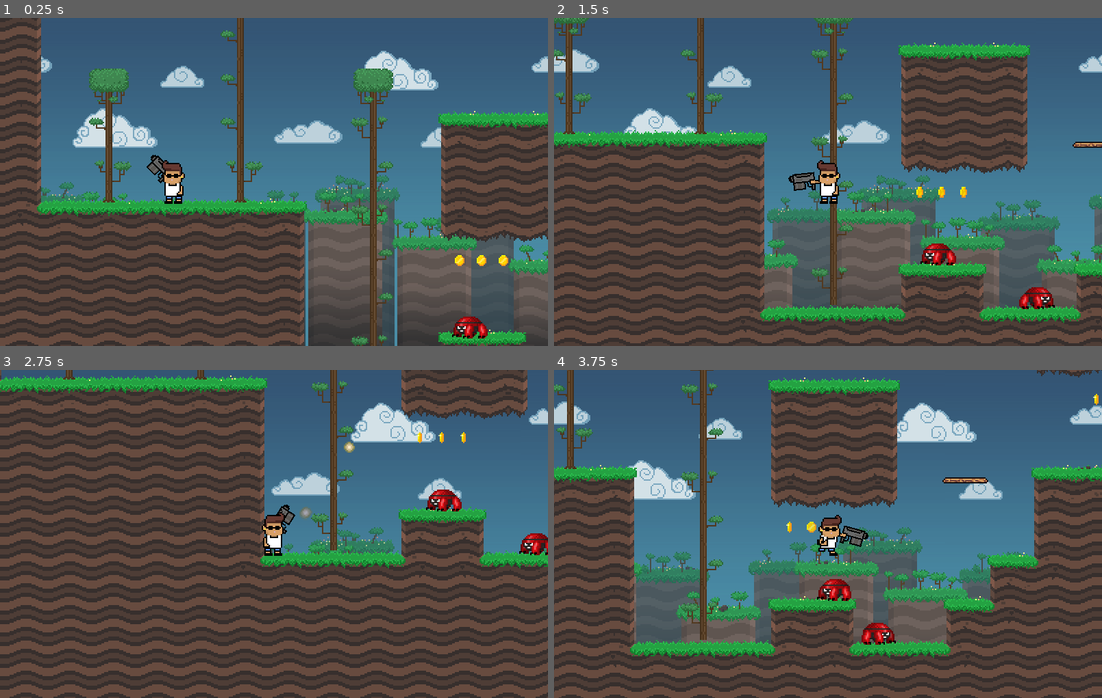
Above: before the commit, frames 1-4 (two rows, left to right).
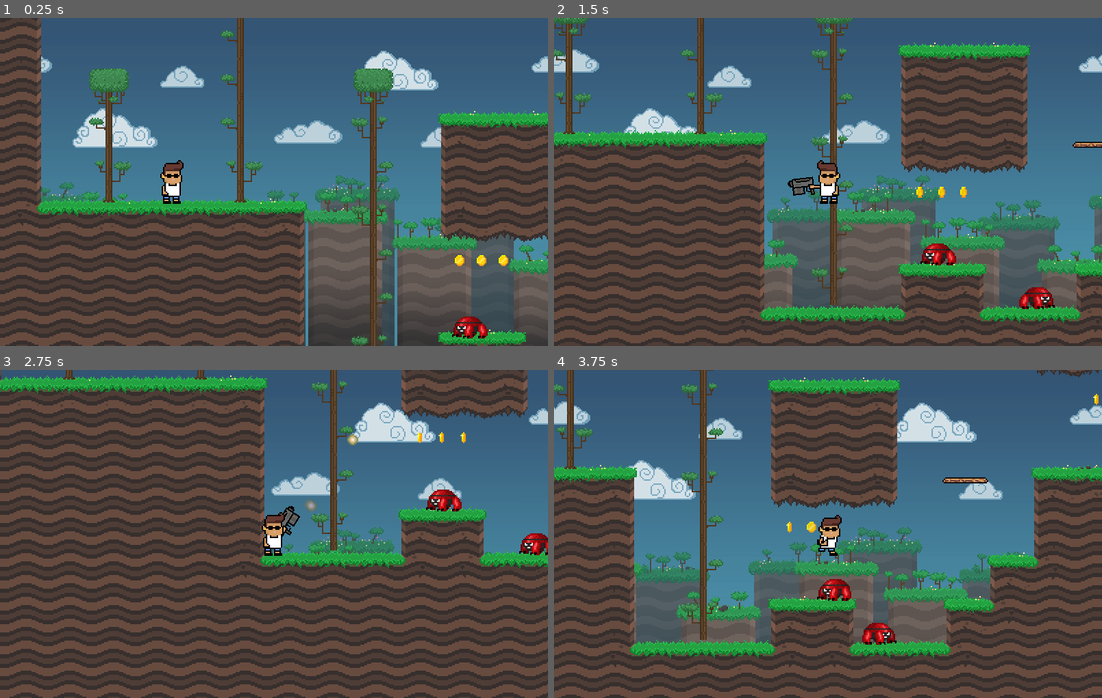
Above: after the commit, the same moments.

Repository: J24556/Red-Rise
Game: Godot game, scene res://Stage.tscn
Same seed, same stepped clock (60 frames per second), same inputs: the game is played once before the commit and once after it.
Inputs (mouse positions are in pixels of both pictures, inside the frame that each line leads up to):
- Up to frame 1 (0.25 s): no input
- Up to frame 2 (1.5 s): move the mouse to (948, 165) at 0.52 s; press the mouse at (948, 165) at 0.53 s; hold D (move_right) from 0.53 s (still down); tap Space (jump) at 0.77, 0.8, 1.07, 1.35 s; move the mouse to (718, 198) at 1.27 s; release the mouse at (718, 198) at 1.28 s
- Up to frame 3 (2.75 s): tap Space (jump) at 1.52, 1.82, 2.3 s; click (164, 550) at 1.55 s; move the mouse to (328, 461) at 2.02 s; release D (move_right) at 2.03 s; press the mouse at (328, 461) at 2.03 s; hold A (move_left) from 2.03 s (still down)
- Up to frame 4 (3.75 s): move the mouse to (800, 599) at 2.77 s; release A (move_left) at 2.78 s; release the mouse at (800, 599) at 2.78 s; hold D (move_right) from 2.78 s (still down); click (800, 599) at 2.85 s; tap Space (jump) at 3.02, 3.32, 3.6 s; move the mouse to (992, 583) at 3.52 s

The runs differ from the first frame. In frame 1, 0.3% of the frame differs, in the area x 26-34%, y 41-57%; in frame 2, 0.2%; in frame 3, 0.4%, in the area x 50-66%, y 19-51%; in frame 4, 0.3%.

Commit message:
Player now puts away gun when not in use

Diff:
--- a/player/Player.tscn
+++ b/player/Player.tscn
@@ -101,26 +101,25 @@
 script = ExtResource( 1 )
 
 [node name="Sprite" type="Sprite" parent="."]
+z_index = 1
 texture = ExtResource( 2 )
 hframes = 5
 
 [node name="ArmPivot" type="Position2D" parent="Sprite"]
 position = Vector2( 4, 3.5 )
-rotation = 0.00698132
 
 [node name="GunArm" type="Sprite" parent="Sprite/ArmPivot"]
 show_behind_parent = true
-position = Vector2( 10, -3.5 )
-z_index = -1
+position = Vector2( 11, 0 )
+z_as_relative = false
 texture = ExtResource( 5 )
 
 [node name="BulletShoot" type="Position2D" parent="Sprite/ArmPivot/GunArm"]
-position = Vector2( 9, 0 )
+position = Vector2( 14, -4.5 )
 
 [node name="Smoke" type="Particles2D" parent="Sprite/ArmPivot/GunArm"]
 self_modulate = Color( 1, 1, 1, 0.26702 )
-position = Vector2( 9, 0 )
-rotation = -1.45648
+position = Vector2( 14, -4.5 )
 emitting = false
 lifetime = 0.3
 one_shot = true
@@ -155,7 +154,10 @@
 
 [node name="PlatformDetector" type="RayCast2D" parent="."]
 enabled = true
-cast_to = Vector2( 0, 16.01 )
+cast_to = Vector2( 0, 17 )
 
 [node name="ShotDelayTimer" type="Timer" parent="."]
 one_shot = true
+
+[node name="ShootAnimTimer" type="Timer" parent="."]
+one_shot = true
--- a/player/player.gd
+++ b/player/player.gd
@@ -4,16 +4,21 @@
 const FLOOR_DETECT_DISTANCE = 20.0
 const SHOT_DELAY = 0.3
 const SHOT_SPEED = 700
+const GUN_PUT_AWAY_TIME = 0.6
 
 var Bullet = preload("res://player/PlayerBullet.tscn")
+var sprite_no_arm = preload("res://player/characternogun.png")
+var sprite_with_arm = preload("res://player/characternogun.png")
 
 onready var platform_detector = $PlatformDetector
 onready var animation_player = $AnimationPlayer
 onready var sprite = $Sprite
 onready var sprite_smoke = $Sprite/ArmPivot/GunArm/Smoke
 onready var arm_pivot = $Sprite/ArmPivot
+onready var gun_arm = $Sprite/ArmPivot/GunArm
 onready var bullet_shoot = $Sprite/ArmPivot/GunArm/BulletShoot
 onready var shot_delay_timer = $ShotDelayTimer
+onready var shoot_anim_timer = $ShootAnimTimer
 onready var sound_jump = $SoundJump
 onready var sound_shoot = $SoundShoot
 
@@ -41,29 +46,38 @@
 			if collision.collider.has_method("stand_on"):
 				collision.collider.stand_on()
 
-	# When the character’s move_dir changes, we want to to scale the Sprite accordingly to flip it.
-	# This will make Robi face left or right depending on the move_dir you move.
-	if mouse_dir.x != 0:
-		sprite.scale.x = 1 if mouse_dir.x > 0 else -1
+	var shoot_anim = not shoot_anim_timer.is_stopped()
+	var is_shooting = false
+	if Input.is_action_pressed("shoot"):
+		shoot_anim_timer.start(GUN_PUT_AWAY_TIME)
+		if shot_delay_timer.is_stopped():
+			is_shooting = true
+
+	if shoot_anim:
+		sprite.texture = sprite_no_arm
+		gun_arm.visible = true
+		if mouse_dir.x != 0:
+			sprite.scale.x = 1 if mouse_dir.x > 0 else -1
+	else:
+		sprite.texture = sprite_with_arm
+		gun_arm.visible = false
+		if move_dir.x != 0:
+			sprite.scale.x = 1 if move_dir.x > 0 else -1
+
+
 
 	if sprite.scale.x == 1:
 		arm_pivot.rotation_degrees = mouse_arm_angle + 180
 	else:
 		arm_pivot.rotation_degrees = (-1 * mouse_arm_angle)
 
-	# We use the sprite's scale to store Robi’s look move_dir which allows us to shoot
-	# bullets forward.
-	# There are many situations like these where you can reuse existing properties instead of
-	# creating new variables.
-	var is_shooting = false
-	if Input.is_action_pressed("shoot"):
-		is_shooting = true
-		if shot_delay_timer.is_stopped():
-			shoot_bullet(mouse_arm_dir)
-			shot_delay_timer.start(SHOT_DELAY)
+
+	if is_shooting:
+		shoot_bullet(mouse_arm_dir)
+		shot_delay_timer.start(SHOT_DELAY)
 
 
-	var animation = get_new_animation(is_shooting)
+	var animation = get_new_animation()
 	if animation != animation_player.current_animation:
 		animation_player.play(animation)
 
@@ -75,8 +89,6 @@
 	)
 
 
-# This function calculates a new velocity whenever you need it.
-# It allows you to interrupt jumps.
 func calculate_move_velocity(
 		linear_velocity,
 		move_dir,
@@ -88,8 +100,6 @@
 	if move_dir.y != 0.0:
 		velocity.y = speed.y * move_dir.y
 	if is_jump_interrupted:
-		# Decrease the Y velocity by multiplying it, but don't set it to 0
-		# as to not be too abrupt.
 		velocity.y *= 0.6
 	return velocity
 
@@ -104,7 +114,7 @@
 	sprite_smoke.restart()
 	sound_shoot.play()
 
-func get_new_animation(is_shooting = false):
+func get_new_animation():
 	var animation_new = ""
 	if is_on_floor():
 		animation_new = "run" if abs(_velocity.x) > 0.1 else "idle"
--- a/vanintro.tscn
+++ b/vanintro.tscn
@@ -1,23 +1,18 @@
-[gd_scene load_steps=4 format=2]
+[gd_scene load_steps=3 format=2]
 
 [ext_resource path="res://player/Player.tscn" type="PackedScene" id=1]
 [ext_resource path="res://van_life1.png" type="Texture" id=2]
-[ext_resource path="res://Tileset.tres" type="TileSet" id=4]
 
-[node name="Node2D" type="Node2D"]
-position = Vector2( 192.822, 170.574 )
-
-[node name="van_life1" type="Sprite" parent="."]
-position = Vector2( 6.82529, -13.5789 )
-texture = ExtResource( 2 )
-
-[node name="TileMap" type="TileMap" parent="van_life1"]
-visible = false
-position = Vector2( -6.82529, 13.5789 )
-tile_set = ExtResource( 4 )
-cell_size = Vector2( 4, 2 )
-format = 1
-tile_data = PoolIntArray( -1703988, 536870913, 0, -1769431, 536870913, 0, -1638371, 536870913, 0, -851927, 536870913, 0, -720948, 536870913, 0, -655331, 536870913, 0, 131113, 536870913, 0, 262092, 536870913, 0, 1114153, 536870913, 0, 1245132, 536870913, 0, 1966099, 536870924, 0, 2031643, 536870912, 0, 2031651, 536870912, 0, 2228176, 536870913, 0, 2228184, 536870912, 0, 2228192, 536870912, 0, 2228200, 536870912, 0, 2228208, 536870912, 0, 2228216, 536870912, 0, 2162688, 536870912, 0, 2162696, 536870912, 0, 2162702, 536870912, 0, 2162709, 536870927, 0 )
+[node name="World" type="Node2D"]
 
 [node name="Player" parent="." instance=ExtResource( 1 )]
-position = Vector2( -144.876, 28.1831 )
+position = Vector2( 111.839, 113.521 )
+
+[node name="Van" type="StaticBody2D" parent="."]
+
+[node name="Sprite" type="Sprite" parent="Van"]
+texture = ExtResource( 2 )
+centered = false
+
+[node name="CollisionPolygon2D" type="CollisionPolygon2D" parent="Van"]
+polygon = PoolVector2Array( 357.052, 83.7651, 373.916, 136.517, 356.989, 136.962, 339.616, 151.662, 339.616, 151.662, 351.644, 164.58, 351.644, 177.944, 297.299, 177.498, 280.817, 182.398, 17.1111, 182.844, 17.5566, 79.9447, 42.0563, 50.5451, 193.064, 50.5451, 193.064, 30.0544, 5.52945, 29.1635, 8.20214, 206.007, 392.625, 200.661, 388.17, 29.6089, 193.871, 29.8246, 193.785, 50.9909, 280.091, 50.7682, 284.156, 53.1068, 283.933, 79.2769, 279.2, 83.7314 )
Binary file removed: player/big_gun.png
Not shown, removed: player/big_gun.png.import
